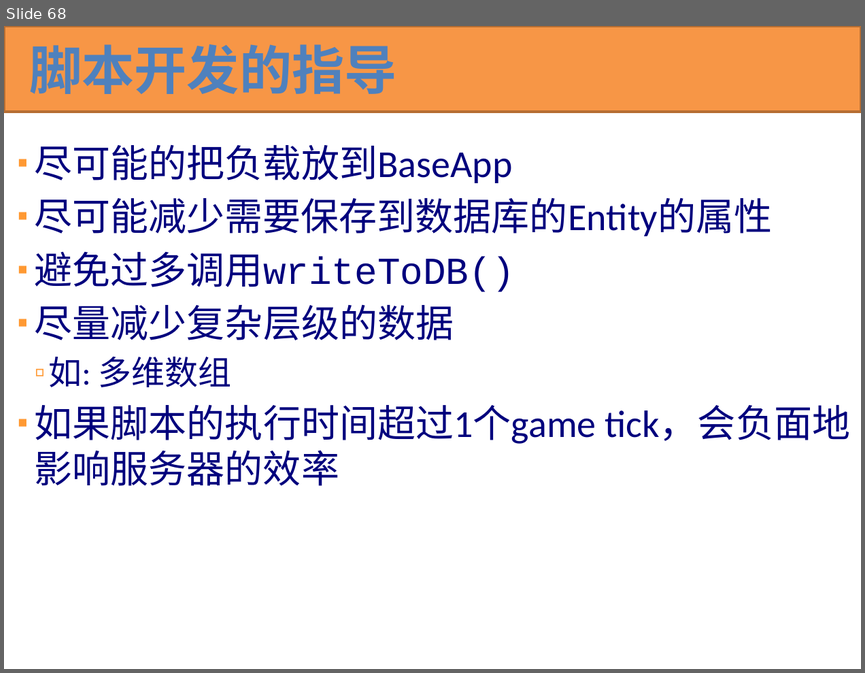
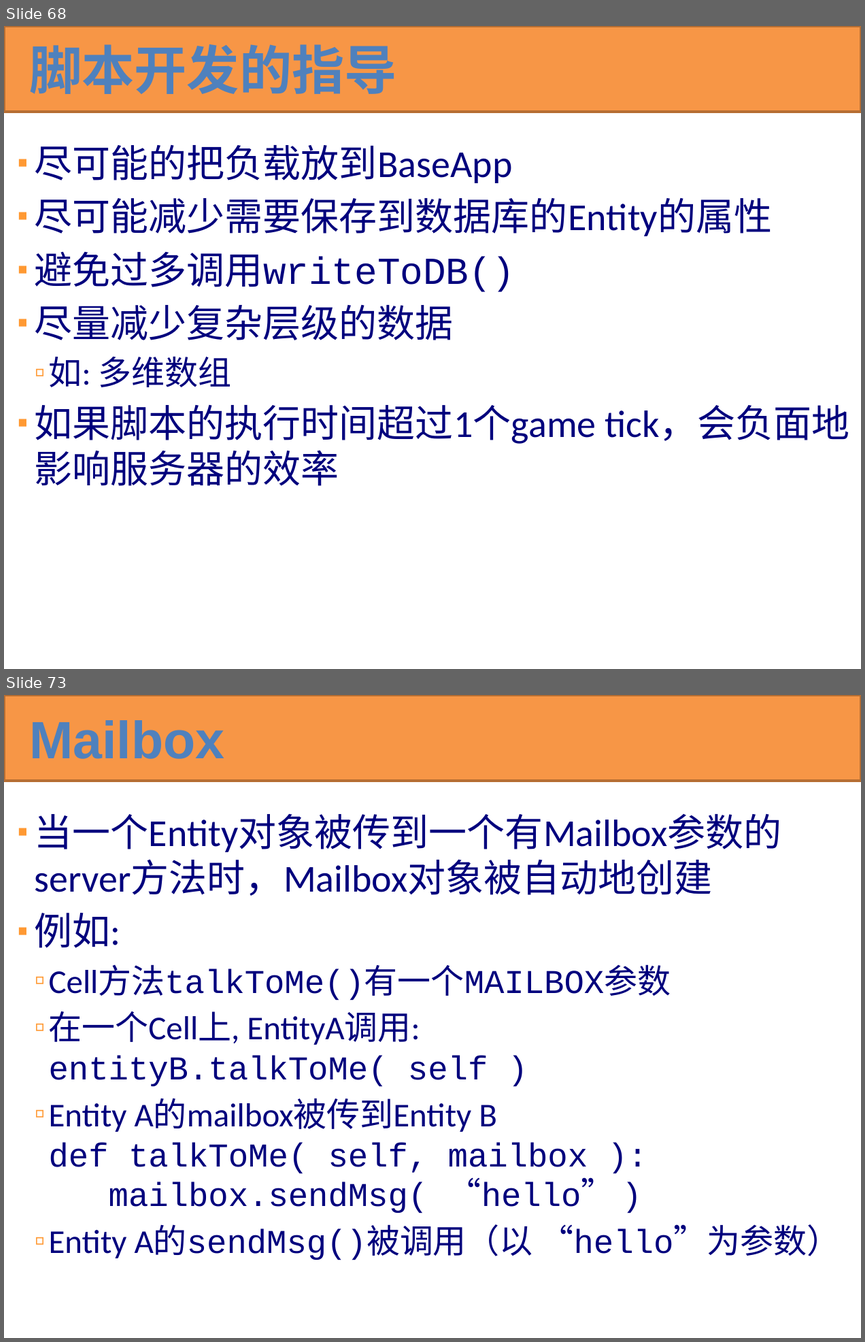
Before and after one commit to kbengine/kbengine_docs, a slide deck: KBEngine技术预览.pptx. Shown one above the other, each under a label of ours: slide 68 before the commit, slides 68 and 73 after it; the slides between them are not shown. The pictures are 865x673 and 865x1342 pixels, drawn with LibreOffice and Linux fonts; fonts in the diff are those of the drawing. Boxes give left, top, right and bottom in pixels: in the first picture for what was removed or moved away, otherwise in the second. Text is boxed around its words. In the diff, an @@ line names an element or a change of style, - is before the commit and + after.

```diff
--- a/KBEngine技术预览.pptx
+++ b/KBEngine技术预览.pptx
@@ slide 73 added at bbox=[4, 695, 861, 1338], background #FFFFFF @@
@@ rectangle added at bbox=[4, 695, 861, 781], fill #F79646, outline #B76F34 2 pt @@
@@ title added at bbox=[29, 720, 224, 759], 44.1 pt, text #4F81BD, bold @@
+Mailbox
@@ text added at bbox=[35, 813, 840, 1260], 28 pt, text #00007D @@
+▪ 当一个Entity对象被传到一个有Mailbox参数的server方法时，Mailbox对象被自动地创建
+▪ 例如:
+  ▫ Cell方法talkToMe()有一个MAILBOX参数
+  ▫ 在一个Cell上, EntityA调用:
+    entityB.talkToMe( self )
+  ▫ Entity A的mailbox被传到Entity B
+    def talkToMe( self, mailbox ):
+    mailbox.sendMsg( “hello” )
+  ▫ Entity A的sendMsg()被调用（以 “hello”为参数）
```
Also in this commit, not shown: 1 slide changed, 13 other slides added.
